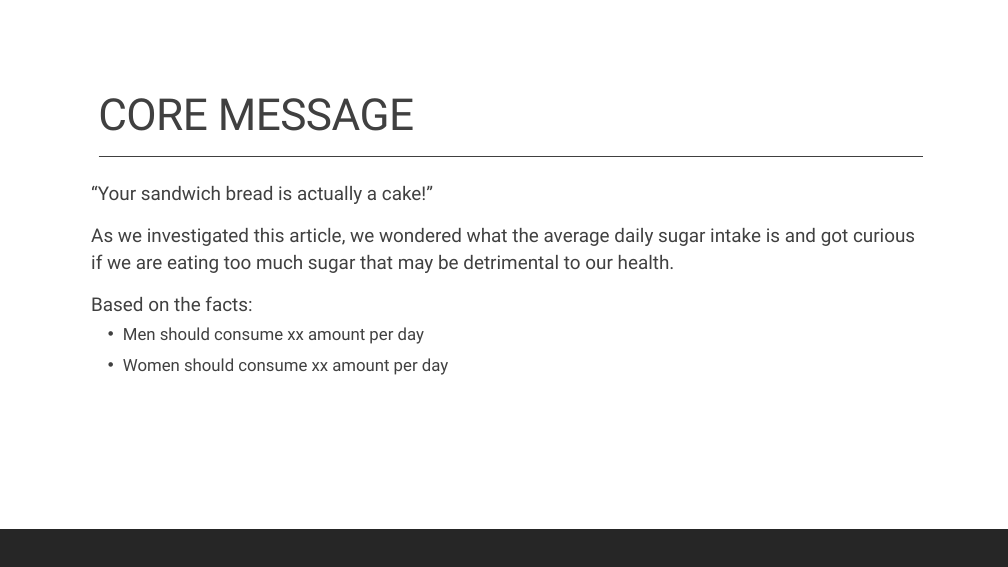
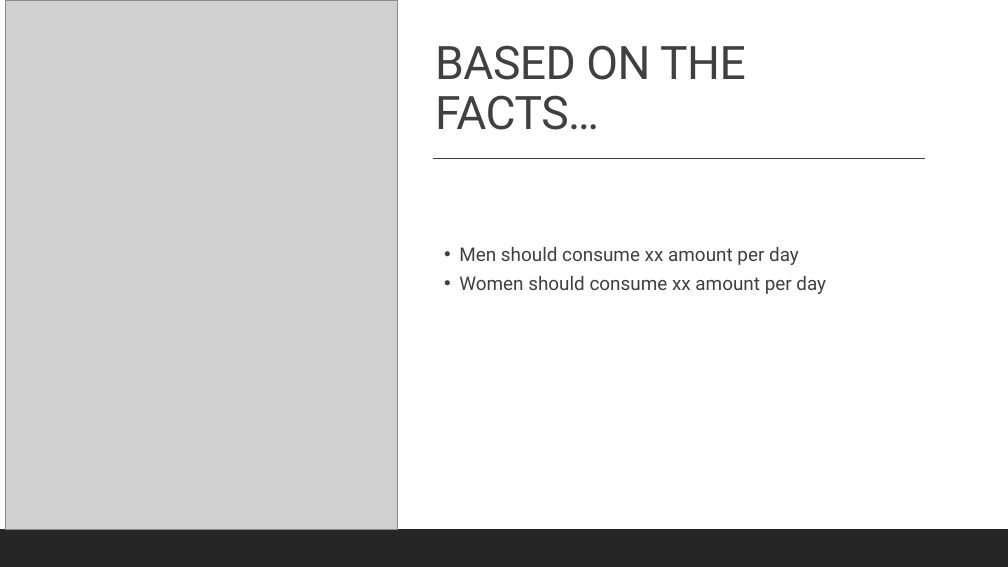
Before and after one commit to cbeachey/project1_influencers, a slide deck: slide 4 of Effects of Sugar Consumption.pptx. Drawn at 1008x567 pixels with LibreOffice and Linux fonts; fonts in the diff are those of the drawing; grey boxes stand for pictures. Boxes give left, top, right and bottom in pixels: in the first picture for what was removed or moved away, otherwise in the second. Text is boxed around its words. In the diff, an @@ line names an element or a change of style, - is before the commit and + after.

```diff
--- a/Effects of Sugar Consumption.pptx
+++ b/Effects of Sugar Consumption.pptx
@@ rectangle added at <box>0,0,385,567</box>, fill #262626 @@
@@ rectangle added at <box>0,0,1008,567</box>, fill #FFFFFF @@
@@ picture added at <box>5,0,398,529</box> @@
@@ title added at <box>435,45,746,130</box>, 44 pt, text #404040 @@
+BASED ON THE FACTS…
@@ title removed at <box>98,98,414,131</box> @@
-CORE MESSAGE
@@ line removed from (99, 157) to (923, 157) @@
@@ text "Men should consume xx amount ...": place and size @@
-text "Men should consume xx amount ..." at <box>91,186,915,375</box>
+text "Men should consume xx amount ..." at <box>459,247,826,294</box>
@@ text "Men should consume xx amount ..." at <box>459,247,826,294</box>: size 16 to 18 pt; line spacing 1.2 to 1 @@
@@ line added from (433, 159) to (925, 159), #404040 1 pt @@
@@ text at <box>91,186,915,311</box>: paragraphs removed @@
-“Your sandwich bread is actually a cake!”
-As we investigated this article, we wondered what the average daily sugar intake is and got curious if we are eating too much sugar that may be detrimental to our health.
-Based on the facts:
@@ rectangle removed at <box>0,529,1008,567</box> @@
@@ rectangle added at <box>0,529,1008,567</box>, fill #262626 @@
```
Also in this commit, not shown: 10 other slides changed, 3 slides added, 2 slides removed, 6 other files.
